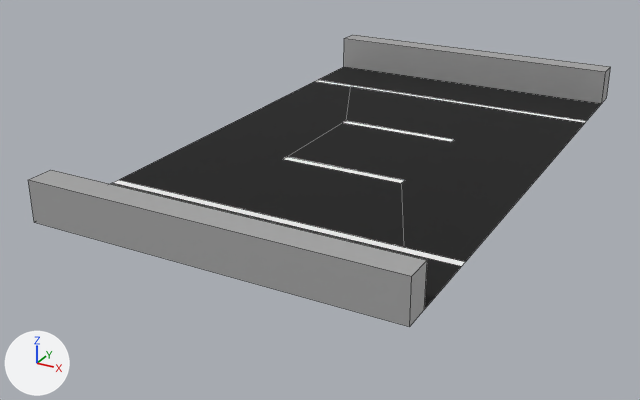
An edit to the OBJ model Blender/models/road3.obj, drawn before and after from the same camera.
Camera for both pictures: a camera (50 mm lens) standing at (5.68, -12.03, 4.93) and looking at (-0.55, -0.69, -0.73). Arrows for +X, +Y and +Z are at lower left; the lights stay in place. Mesh edges are drawn as thin lines. Where no turn or scale is listed for an object, it has been applied to the vertices. Vertices at the same position are counted once.

Names of what the first picture shows: 'Road_Plane.021'.
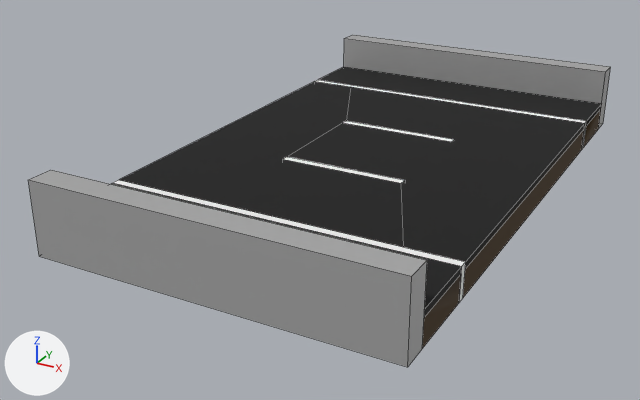
Pixel boxes (x1, y1, x2, y2) of what changed, in the pictures (640 x 400 px):
'Road_Plane.021', reshaped (14% taller): before (28, 35, 611, 327); after (28, 35, 611, 367)
part 1 of me_road_plane_021, built on: before (28, 39, 611, 327); after (28, 39, 611, 367)

The edits, one by one:
Material 'Dirt.001' (mat_dirt_001) is new.
Its base color is (0.0653, 0.0379, 0.0141) (brown #483720).
Its roughness is 0.953.
me_road_plane_021 is used by ob_road_plane_021; location (0.0, 0.0, 0.0).
me_road_plane_021 had 36 vertices, 20 faces and spanned x -2.67..2.67, y -4.6..4.6, z 0.0..0.6.
me_road_plane_021 now has 92 vertices, 98 faces and spans x -2.67..2.67, y -4.6..4.6, z -0.5..0.6.
Part 1, on me_road_plane_021:
4 vertices are removed from x -2.67..2.67, y -4.2..4.6, z 0.0.
9 faces are deleted.
2 vertices move from x -2.67..2.67, y -4.6, z 0.0 to x -2.67..2.67, y -4.6, z -0.5.
20 vertices are added at x -2.67..2.67, y -3.07..4.6, z -0.5..-0.1.
20 new vertices lie (0.0, 0.0, -0.1) away from vertices in x -2.67..2.67, y -4.2..4.2, z 0.0.
20 new vertices lie (0.0, 0.0, -0.4) away from vertices in x -2.67..2.67, y -4.2..4.2, z -0.1.
36 new faces join them, mat_dirt_001 (brown #483720).
22 new faces join them, mat_asphalt (black #121212).
20 new faces join them, mat_stripe (white #f3f3f3).
9 new faces join them, mat_walls (grey #b3b3b3).
me_road_plane_021 now uses material mat_dirt_001 (brown #483720).
